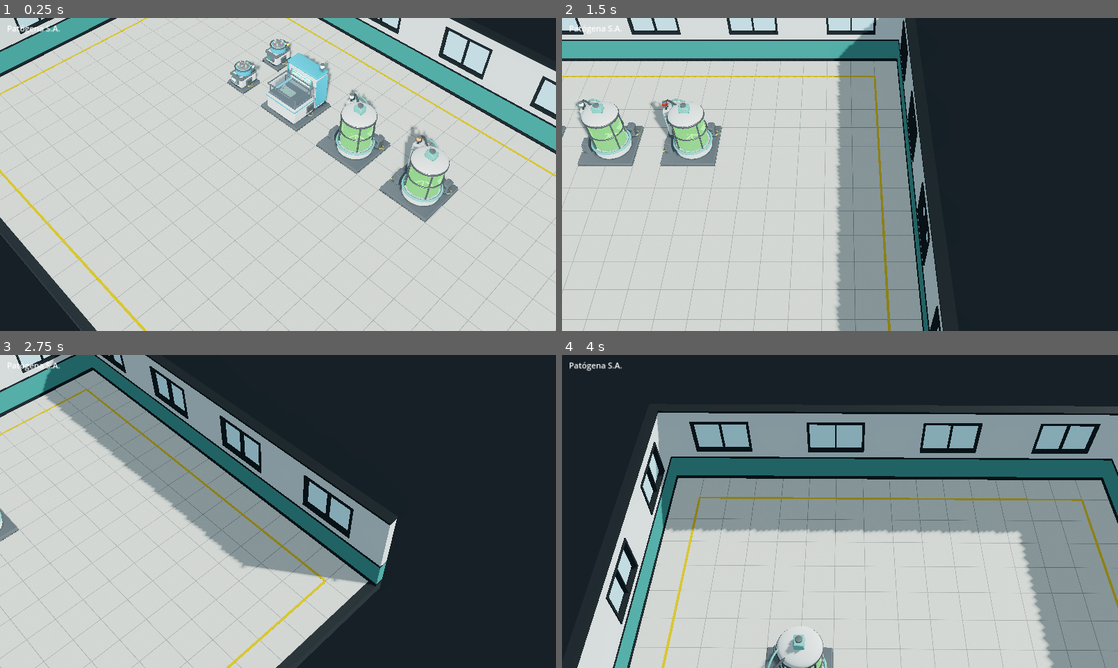
Above: before the commit, frames 1-4 (two rows, left to right).
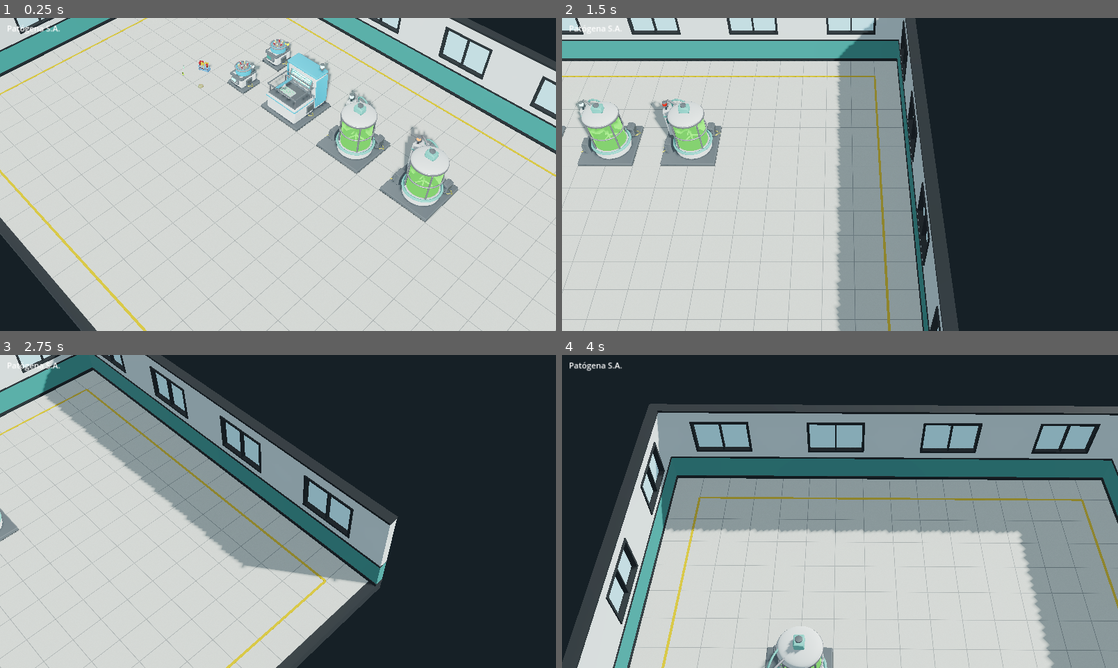
Above: after the commit, the same moments.

Repository: kutedo2001/Patogena
Game: Godot game, scene res://escenas/principal.tscn
Same seed, same stepped clock (60 frames per second), same inputs: the game is played once before the commit and once after it.
Inputs (mouse positions are in pixels of both pictures, inside the frame that each line leads up to):
- Up to frame 1 (0.25 s): no input
- Up to frame 2 (1.5 s): tap Enter at 0.5 s; move the mouse to (962, 158) at 0.52 s; hold Right (ui_right) 0.53-1.25 s; tap Q at 0.6 s; click (962, 158) at 0.67 s; drag from (728, 190) to (812, 237) at 1.27 s
- Up to frame 3 (2.75 s): move the mouse to (333, 442) at 2.02 s; hold Right (ui_right) from 2.03 s (still down); tap Q at 2.1 s
- Up to frame 4 (4 s): release Right (ui_right) at 2.75 s; drag from (812, 574) to (673, 464) at 2.77 s; tap Space at 3.5 s; move the mouse to (1006, 558) at 3.52 s; hold Left (ui_left) from 3.53 s (still down); tap Q at 3.6 s

The runs differ from the first frame. In frame 1, 2.2% of the frame differs, in the area x 0-100%, y 0-59%; in frame 2, 2.2%; in frame 3, 1.6%; in frame 4, 3.9%, in the area x 4-100%, y 15-100%.

Commit message:
arte: objetos de laboratorio pieza a pieza, vidrio propio y zoom de detalle (P3.4a)
Co-Authored-By: Claude Opus 5.5 <noreply@anthropic.com>
Claude-Session: https://claude.ai/code/session_01FTH4Ncez4QxregiZRWV3gW

Diff:
--- /dev/null
+++ b/escenas/estudio.tscn
@@ -0,0 +1,63 @@
+[gd_scene load_steps=7 format=3]
+
+[ext_resource type="Script" path="res://scripts/estudio.gd" id="1"]
+
+[sub_resource type="ProceduralSkyMaterial" id="cielo_mat"]
+sky_top_color = Color(0.75, 0.8, 0.85, 1)
+sky_horizon_color = Color(0.9, 0.9, 0.88, 1)
+ground_bottom_color = Color(0.3, 0.32, 0.33, 1)
+ground_horizon_color = Color(0.7, 0.72, 0.72, 1)
+
+[sub_resource type="Sky" id="cielo"]
+sky_material = SubResource("cielo_mat")
+
+[sub_resource type="Environment" id="env"]
+background_mode = 1
+sky = SubResource("cielo")
+reflected_light_source = 2
+background_color = Color(0.62, 0.64, 0.64, 1)
+ambient_light_source = 2
+ambient_light_color = Color(0.8, 0.84, 0.86, 1)
+ambient_light_energy = 0.3
+tonemap_mode = 2
+tonemap_white = 6.0
+ssao_enabled = true
+ssao_radius = 0.05
+ssao_intensity = 2.0
+glow_enabled = true
+glow_intensity = 0.3
+
+[sub_resource type="PlaneMesh" id="mesa"]
+size = Vector2(6, 6)
+
+[sub_resource type="StandardMaterial3D" id="mesa_mat"]
+albedo_color = Color(0.82, 0.83, 0.82, 1)
+roughness = 0.5
+
+[node name="Estudio" type="Node3D"]
+script = ExtResource("1")
+
+[node name="Entorno" type="WorldEnvironment" parent="."]
+environment = SubResource("env")
+
+[node name="Clave" type="DirectionalLight3D" parent="."]
+transform = Transform3D(0.766, -0.413, 0.492, 0, 0.766, 0.643, -0.643, -0.492, 0.587, 0, 2, 0)
+light_color = Color(1, 0.97, 0.93, 1)
+light_energy = 1.0
+shadow_enabled = true
+shadow_blur = 2.0
+directional_shadow_max_distance = 5.0
+
+[node name="Relleno" type="DirectionalLight3D" parent="."]
+transform = Transform3D(-0.5, 0.3, -0.81, 0, 0.94, 0.35, 0.866, 0.17, -0.47, 0, 2, 0)
+light_color = Color(0.8, 0.88, 1, 1)
+light_energy = 0.35
+
+[node name="Mesa" type="MeshInstance3D" parent="."]
+mesh = SubResource("mesa")
+surface_material_override/0 = SubResource("mesa_mat")
+
+[node name="Camara" type="Camera3D" parent="."]
+fov = 30.0
+near = 0.01
+far = 50.0
--- a/escenas/principal.tscn
+++ b/escenas/principal.tscn
@@ -1,11 +1,22 @@
-[gd_scene load_steps=5 format=3]
+[gd_scene load_steps=7 format=3]
 
 [ext_resource type="Script" path="res://scripts/principal.gd" id="1"]
 [ext_resource type="Script" path="res://scripts/sala.gd" id="2"]
 [ext_resource type="Script" path="res://scripts/camara.gd" id="3"]
 
+[sub_resource type="ProceduralSkyMaterial" id="cielo_mat"]
+sky_top_color = Color(0.75, 0.8, 0.85, 1)
+sky_horizon_color = Color(0.9, 0.9, 0.88, 1)
+ground_bottom_color = Color(0.3, 0.32, 0.33, 1)
+ground_horizon_color = Color(0.7, 0.72, 0.72, 1)
+
+[sub_resource type="Sky" id="cielo"]
+sky_material = SubResource("cielo_mat")
+
 [sub_resource type="Environment" id="entorno"]
 background_mode = 1
+sky = SubResource("cielo")
+reflected_light_source = 2
 background_color = Color(0.1, 0.12, 0.13, 1)
 ambient_light_source = 2
 ambient_light_color = Color(0.78, 0.83, 0.86, 1)
--- a/scripts/camara.gd
+++ b/scripts/camara.gd
@@ -5,7 +5,7 @@
 
 const INCLINACION := 50.0
 const FOV := 30.0
-const DIST_MIN := 13.0   # ~12 casillas de ancho
+const DIST_MIN := 4.0    # ~4 casillas de ancho: zoom de detalle
 const DIST_MAX := 42.0   # ~40 casillas de ancho
 const VEL_MOVER := 14.0
 
--- /dev/null
+++ b/scripts/estudio.gd
@@ -0,0 +1,52 @@
+extends Node3D
+## Estudio de láminas: coloca modelos en fila sobre una mesa neutra con luz de
+## tres puntos para revisarlos de cerca. Argumentos de usuario:
+##   --modelos=ruta1,ruta2,...   --escala=1.0   --separacion=0.08
+##   --cam_dist=0.5 --cam_alto=25 --cam_giro=30   (distancia en m, ángulos en grados)
+
+func _ready() -> void:
+	var modelos: PackedStringArray = []
+	var escala := 1.0
+	var sep := 0.08
+	var dist := 0.5
+	var alto := 25.0
+	var giro := 30.0
+	for a in OS.get_cmdline_user_args():
+		var kv := a.trim_prefix("--").split("=")
+		if kv.size() != 2:
+			continue
+		match kv[0]:
+			"modelos": modelos = kv[1].split(",")
+			"escala": escala = float(kv[1])
+			"separacion": sep = float(kv[1])
+			"cam_dist": dist = float(kv[1])
+			"cam_alto": alto = float(kv[1])
+			"cam_giro": giro = float(kv[1])
+	var x := -sep * (modelos.size() - 1) / 2.0
+	var alto_max := 0.0
+	for ruta in modelos:
+		var ps: PackedScene = load(ruta)
+		if ps == null:
+			push_error("no se carga " + ruta)
+			continue
+		var n: Node3D = ps.instantiate()
+		Materiales.ajustar(n)
+		n.scale = Vector3.ONE * escala
+		n.position.x = x
+		add_child(n)
+		x += sep
+		alto_max = maxf(alto_max, _alto(n))
+	var cam: Camera3D = $Camara
+	var objetivo := Vector3(0, alto_max * 0.45, 0)
+	var dir := Basis(Vector3.UP, deg_to_rad(giro)) * Basis(Vector3.RIGHT, deg_to_rad(-alto)) * Vector3(0, 0, 1)
+	cam.position = objetivo + dir * dist
+	cam.look_at(objetivo)
+
+func _alto(n: Node) -> float:
+	var h := 0.0
+	if n is VisualInstance3D:
+		var aabb: AABB = (n as VisualInstance3D).get_aabb()
+		h = (n as Node3D).global_transform.origin.y + aabb.end.y * (n as Node3D).global_transform.basis.get_scale().y
+	for c in n.get_children():
+		h = maxf(h, _alto(c))
+	return h
--- a/scripts/maquina.gd
+++ b/scripts/maquina.gd
@@ -34,7 +34,9 @@
 
 func _ready() -> void:
 	if modelo:
-		add_child(modelo.instantiate())
+		var inst := modelo.instantiate()
+		Materiales.ajustar(inst)
+		add_child(inst)
 	_rotor = _buscar("rotor")
 	_agitador = _buscar("agitador")
 	_cabezal = _buscar("cabezal")
--- /dev/null
+++ b/scripts/materiales.gd
@@ -0,0 +1,68 @@
+class_name Materiales
+## Ajustes de materiales al cargar modelos glTF: el vidrio y los plásticos
+## translúcidos se sustituyen por materiales propios (una capa, reflejo suave)
+## para que no blanqueen lo que hay dentro (sangre, ADN, líquidos).
+
+static var _cache := {}
+
+static func ajustar(raiz: Node) -> void:
+	for n in raiz.find_children("*", "MeshInstance3D", true, false):
+		var mi := n as MeshInstance3D
+		if mi.mesh == null:
+			continue
+		for i in mi.mesh.get_surface_count():
+			var m := mi.mesh.surface_get_material(i)
+			if m == null:
+				continue
+			var nombre := m.resource_name
+			if nombre.begins_with("vidrio") or nombre.begins_with("cristal"):
+				mi.set_surface_override_material(i, _vidrio(m, 0.12))
+				mi.cast_shadow = GeometryInstance3D.SHADOW_CASTING_SETTING_OFF
+			elif nombre.begins_with("liq_") or nombre.begins_with("liquido"):
+				mi.set_surface_override_material(i, _liquido(m))
+			elif nombre.begins_with("polipropileno"):
+				mi.set_surface_override_material(i, _vidrio_plastico(m))
+				mi.cast_shadow = GeometryInstance3D.SHADOW_CASTING_SETTING_OFF
+
+static func _vidrio(base: Material, alfa: float) -> StandardMaterial3D:
+	var clave := "%s_%f" % [base.resource_name, alfa]
+	if _cache.has(clave):
+		return _cache[clave]
+	var m := StandardMaterial3D.new()
+	# el vidrio real casi no difunde luz: albedo oscuro y solo reflejos (si no, blanquea lo de dentro)
+	var c: Color = (base as BaseMaterial3D).albedo_color if base is BaseMaterial3D else Color.WHITE
+	m.albedo_color = Color(c.r * 0.08, c.g * 0.08, c.b * 0.08, alfa)
+	m.transparency = BaseMaterial3D.TRANSPARENCY_ALPHA
+	m.cull_mode = BaseMaterial3D.CULL_BACK
+	m.roughness = 0.12
+	m.metallic_specular = 0.5
+	m.rim_enabled = false
+	m.rim = 0.2
+	m.rim_tint = 0.2
+	_cache[clave] = m
+	return m
+
+## Líquidos: reflejo bajo para que el color se vea profundo (sangre roja, no rosa).
+static func _liquido(base: Material) -> Material:
+	var clave := "liq_" + base.resource_name
+	if _cache.has(clave):
+		return _cache[clave]
+	var m: StandardMaterial3D = (base as StandardMaterial3D).duplicate()
+	m.metallic_specular = 0.5
+	m.roughness = 0.35
+	_cache[clave] = m
+	return m
+
+## Plástico translúcido (eppendorf): algo lechoso pero sin tapar el contenido.
+static func _vidrio_plastico(base: Material) -> StandardMaterial3D:
+	var clave := "pp_" + base.resource_name
+	if _cache.has(clave):
+		return _cache[clave]
+	var m := StandardMaterial3D.new()
+	m.albedo_color = Color(0.55, 0.62, 0.58, 0.32)
+	m.transparency = BaseMaterial3D.TRANSPARENCY_ALPHA
+	m.cull_mode = BaseMaterial3D.CULL_BACK
+	m.roughness = 0.3
+	m.metallic_specular = 0.4
+	_cache[clave] = m
+	return m
--- a/scripts/principal.gd
+++ b/scripts/principal.gd
@@ -15,6 +15,16 @@
 	["res://assets/modelos/maquinas/biorreactor.glb", Vector2(4.0, -3.0), 0.0, Maquina.Estado.AVERIA],
 ]
 
+## Los productos se dibujan a 2,5× su tamaño real para que se lean con la cámara del juego.
+const ESCALA_OBJETOS := 2.5
+const OBJETOS := [
+	# muestrario provisional en el suelo (P3.4a) para ver los objetos con la cámara del juego
+	["res://assets/modelos/objetos/gradilla.glb", Vector3(-6.3, 0, -1.9), 20.0],
+	["res://assets/modelos/objetos/placa_petri.glb", Vector3(-5.6, 0, -1.1), 0.0],
+	["res://assets/modelos/objetos/vial_mutacion.glb", Vector3(-6.6, 0, -1.0), 0.0],
+	["res://assets/modelos/objetos/tubo_adn.glb", Vector3(-6.95, 0, -1.3), 0.0],
+]
+
 func _ready() -> void:
 	titulo.text = tr("JUEGO_TITULO")
 	_igualar_renderizadores()
@@ -26,6 +36,13 @@
 		m.rotation_degrees.y = e[2]
 		m.estado = e[3]
 		add_child(m)
+	for o in OBJETOS:
+		var n: Node3D = load(o[0]).instantiate()
+		Materiales.ajustar(n)
+		n.position = o[1]
+		n.rotation_degrees.y = o[2]
+		n.scale = Vector3.ONE * ESCALA_OBJETOS
+		add_child(n)
 
 ## Compatibility (web/móvil) en Godot 4.3 no pasa a lineal el color de fondo ni
 ## el ambiente y no tiene SSAO: se compensa para que se vea como en PC (B1).
Binary file added: assets/modelos/objetos/gradilla.glb
Not shown, added: assets/modelos/objetos/gradilla.glb.import
Binary file added: assets/modelos/objetos/gradilla_plasma.png
Not shown, added: assets/modelos/objetos/gradilla_plasma.png.import
Binary file added: assets/modelos/objetos/gradilla_sangre.png
Not shown, added: assets/modelos/objetos/gradilla_sangre.png.import
Binary file added: assets/modelos/objetos/placa_petri.glb
Not shown, added: assets/modelos/objetos/placa_petri.glb.import
Binary file added: assets/modelos/objetos/tubo_adn.glb
Not shown, added: assets/modelos/objetos/tubo_adn.glb.import
Binary file added: assets/modelos/objetos/tubo_plasma.glb
Not shown, added: assets/modelos/objetos/tubo_plasma.glb.import
(and 26 more such lines)
